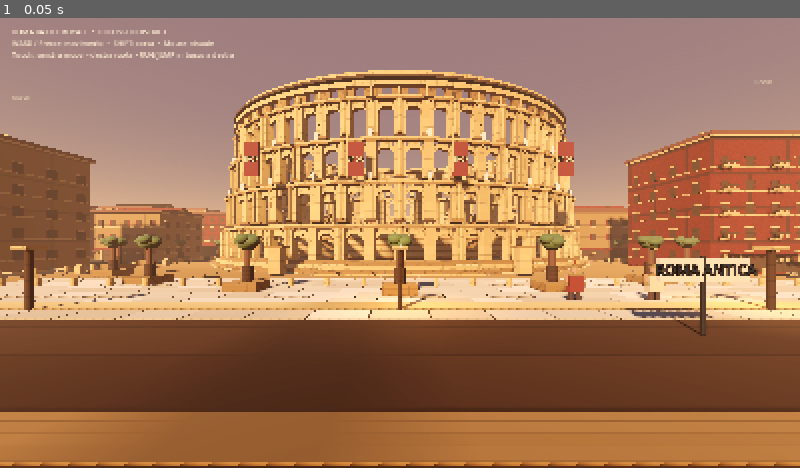
Above: before the commit, frame 1.
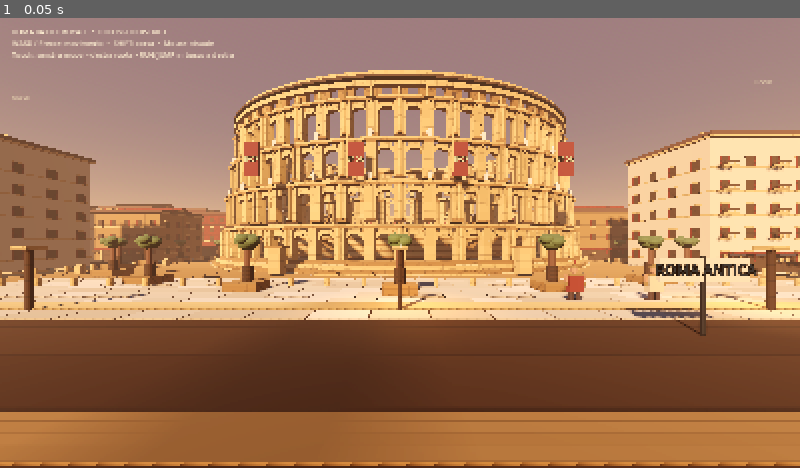
Above: after the commit, the same moment.

Repository: romabattleroyale/Roma-BRT
Game: Godot game, scene res://main.tscn
Same seed, same stepped clock (60 frames per second), same inputs: the game is played once before the commit and once after it.
Inputs:
- Up to frame 1 (0.05 s): no input

The runs differ from the first frame. In frame 1, 5.9% of the frame differs, in the area x 0-100%, y 26-57%.

Commit message:
Unify Roman district facade palette and reusable roof materials for a more cohesive historic centre

Diff:
--- a/quality_lab/main.gd
+++ b/quality_lab/main.gd
@@ -503,6 +503,11 @@
 		n.rotation.y = -atan2(q.z - p.z, q.x - p.x)
 
 func _make_neighbourhood() -> void:
+	# A coherent historic-centre palette: warm plaster, weathered travertine and terracotta roofs.
+	var ochre := _mat(Color("#c69a68"), 0.92)
+	var faded_cream := _mat(Color("#e0c79b"), 0.9)
+	var dark_wood := _mat(Color("#59382b"), 0.95)
+	var greenery := _mat(Color("#5d7042"), 0.96)
 	# Local Roman street grid between insulae, with raised travertine sidewalks.
 	for street_z in [-69.5, -44.5, 55.5]:
 		_box(self, Vector3(240, 0.14, 6.2), Vector3(0, -0.035, street_z), asphalt)
@@ -528,10 +533,10 @@
 			var building := Node3D.new()
 			building.position = Vector3(x, 0, z)
 			add_child(building)
-			var facade := terracotta if (row + col) % 3 == 0 else stone
+			var facade: Material = [ochre, faded_cream, stone, terracotta][(row * 3 + col * 5) % 4]
 			_box(building, Vector3(w, h, d), Vector3(0, h * 0.5, 0), facade, true)
 			_box(building, Vector3(w + 0.7, 0.32, d + 0.7), Vector3(0, h + 0.1, 0), trim)
-			_box(building, Vector3(w + 0.9, 0.45, d + 0.9), Vector3(0, h + 0.42, 0), _mat(Color("#713b2a")))
+			_box(building, Vector3(w + 0.9, 0.45, d + 0.9), Vector3(0, h + 0.42, 0), dark_wood)
 			if (row + col) % 2 == 0:
 				var roof_left := _box(building, Vector3(w + 0.5, 0.20, d * 0.56), Vector3(0, h + 0.78, -d * 0.22), terracotta)
 				roof_left.rotation.x = -0.28
@@ -556,7 +561,7 @@
 					leaf_mesh.height = 0.72
 					roof_leaf.mesh = leaf_mesh
 					roof_leaf.position = Vector3(-w * 0.28 + float(leaf_idx - 1) * 0.28, h + 1.18, d * 0.18)
-					roof_leaf.material_override = _mat(Color("#526947"), 0.95)
+					roof_leaf.material_override = greenery
 					building.add_child(roof_leaf)
 			var floors := int(h / 2.8)
 			for f in range(floors):
